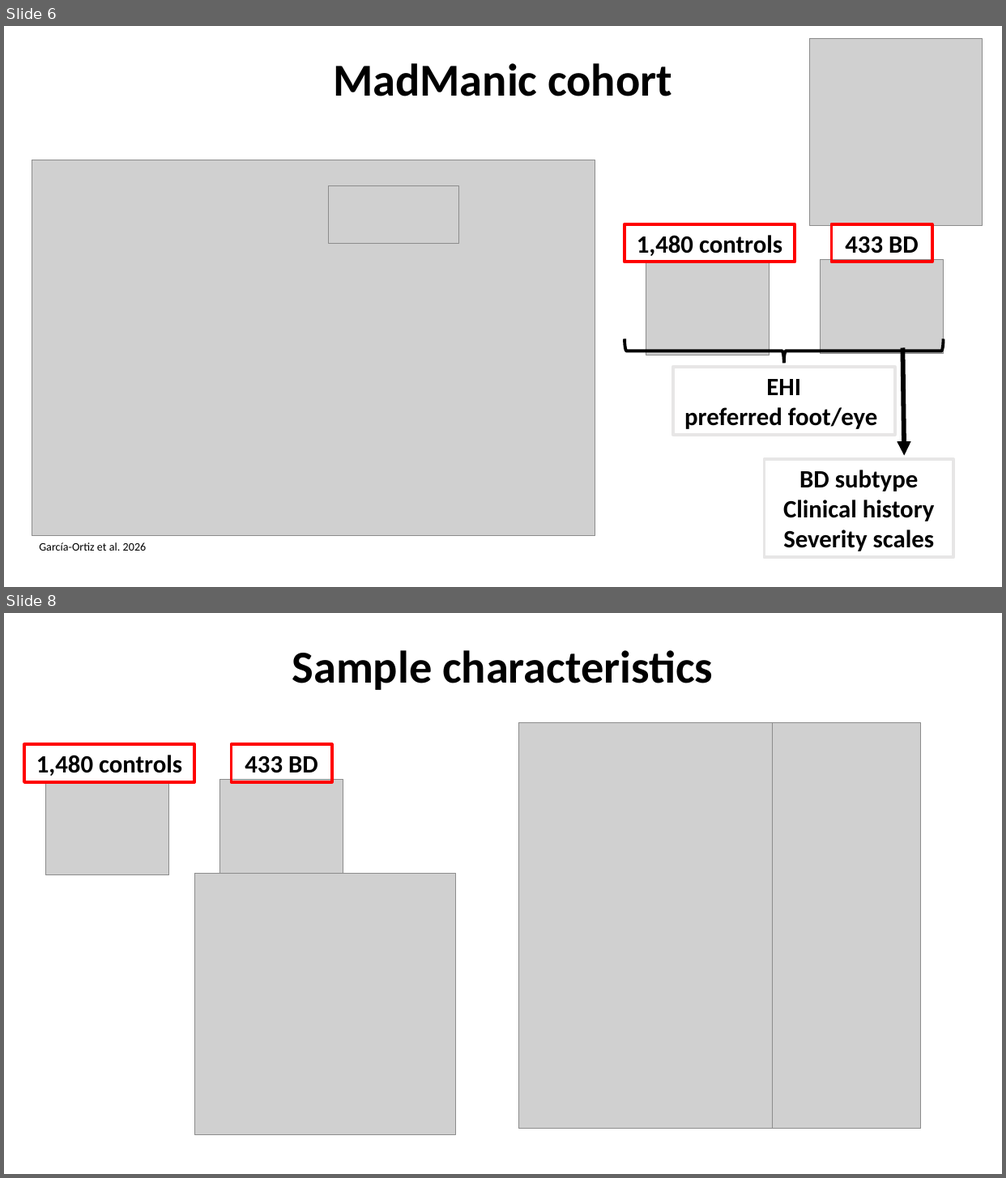
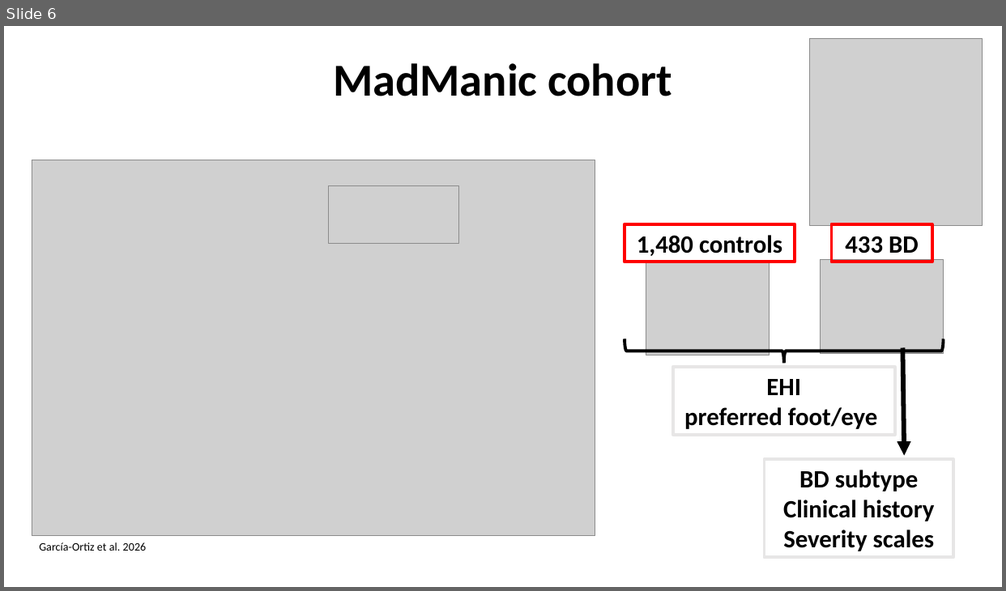
Before and after one commit to igarcia17/EHI_laterality, a slide deck: NorthSeaLateralityCongress_InesGarciaOrtiz.pptx. Shown one above the other, each under a label of ours: slides 6 and 8 before the commit, slide 6 after it; the slides between them are not shown. The pictures are 1006x1178 and 1006x591 pixels, drawn with LibreOffice and Linux fonts; fonts in the diff are those of the drawing; grey boxes stand for pictures. Boxes give left, top, right and bottom in pixels: in the first picture for what was removed or moved away, otherwise in the second. Text is boxed around its words. In the diff, an @@ line names an element or a change of style, - is before the commit and + after.

```diff
--- a/NorthSeaLateralityCongress_InesGarciaOrtiz.pptx
+++ b/NorthSeaLateralityCongress_InesGarciaOrtiz.pptx
@@ slide 8 removed at [4, 613, 1002, 1174], background #FFFFFF @@
@@ text removed at [292, 650, 713, 690] @@
-Sample characteristics
@@ picture removed at [519, 723, 775, 1130] @@
@@ picture removed at [773, 723, 921, 1130] @@
@@ rectangle removed at [24, 745, 194, 782] @@
-1,480 controls
@@ rectangle removed at [232, 745, 332, 782] @@
-433 BD
@@ picture removed at [46, 781, 168, 875] @@
@@ picture removed at [220, 779, 343, 874] @@
@@ picture removed at [194, 874, 455, 1135] @@
```
Also in this commit, not shown: 4 slides changed, 1 other slide removed, 32 other files.
